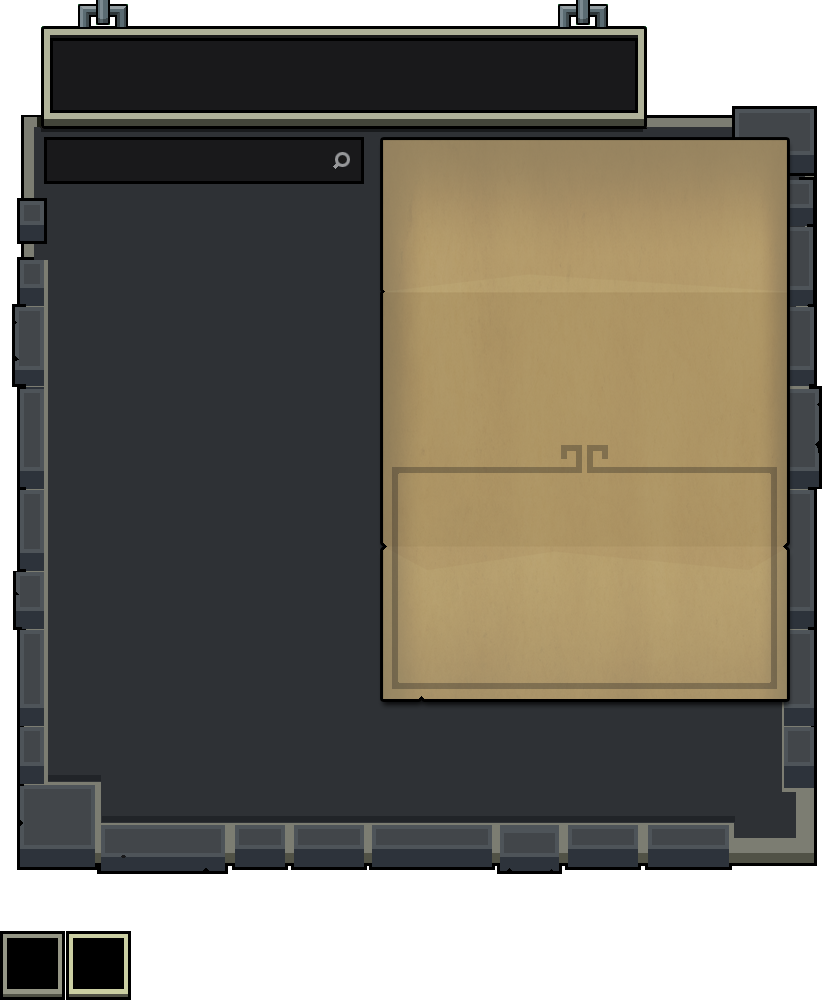
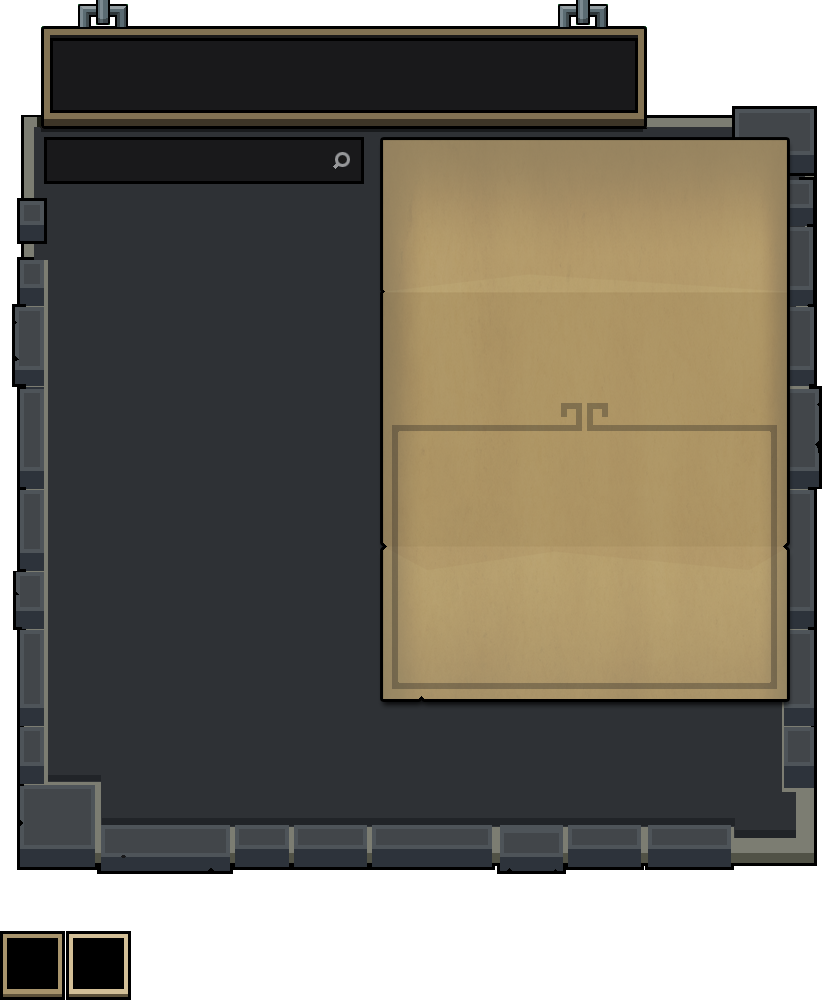
Before/after of a w=840, h=1000 layered artwork. What changed in the layer stack:
painted on "scrollwork" over (392, 403, 777, 474)
moved "stones" above "mid", painted on it over (44, 106, 796, 874)
painted on "mid" over (102, 816, 796, 838)
painted on "mortar" over (101, 816, 734, 827)
painted on "Layer 2" over (3, 29, 644, 997)
